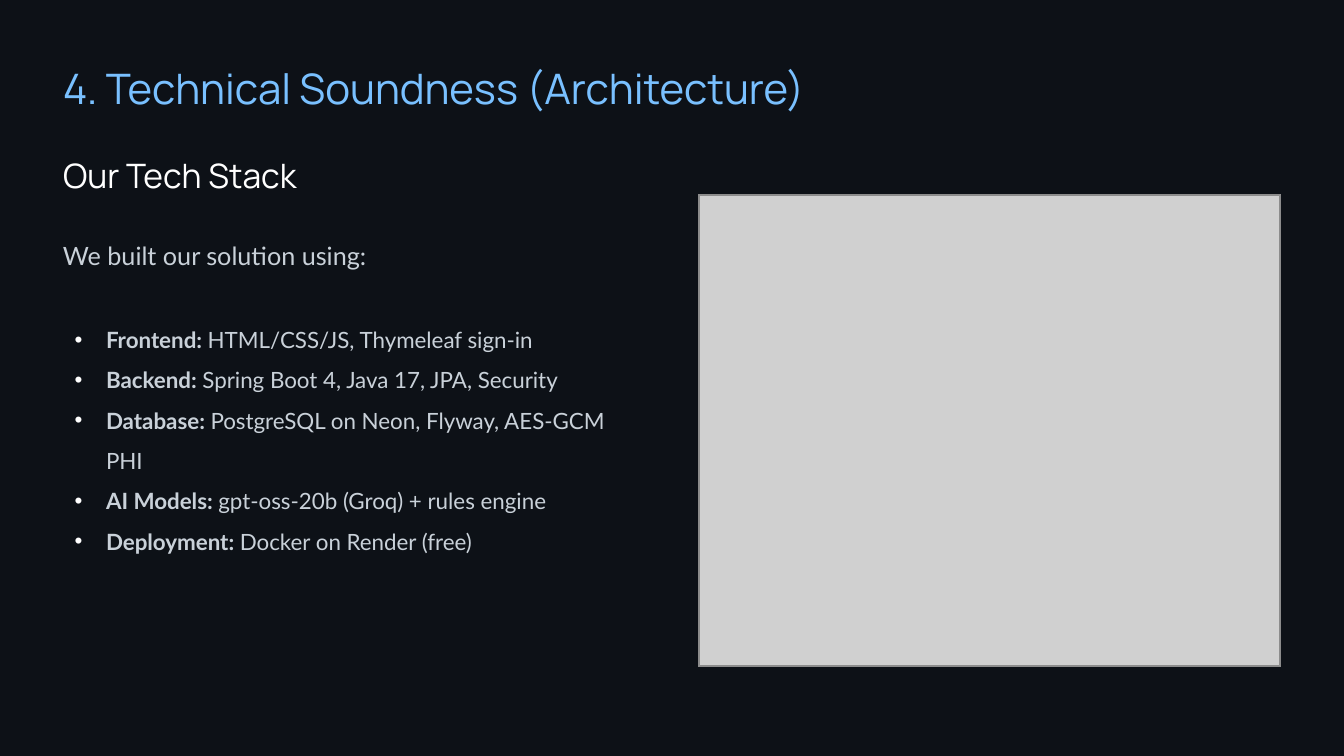
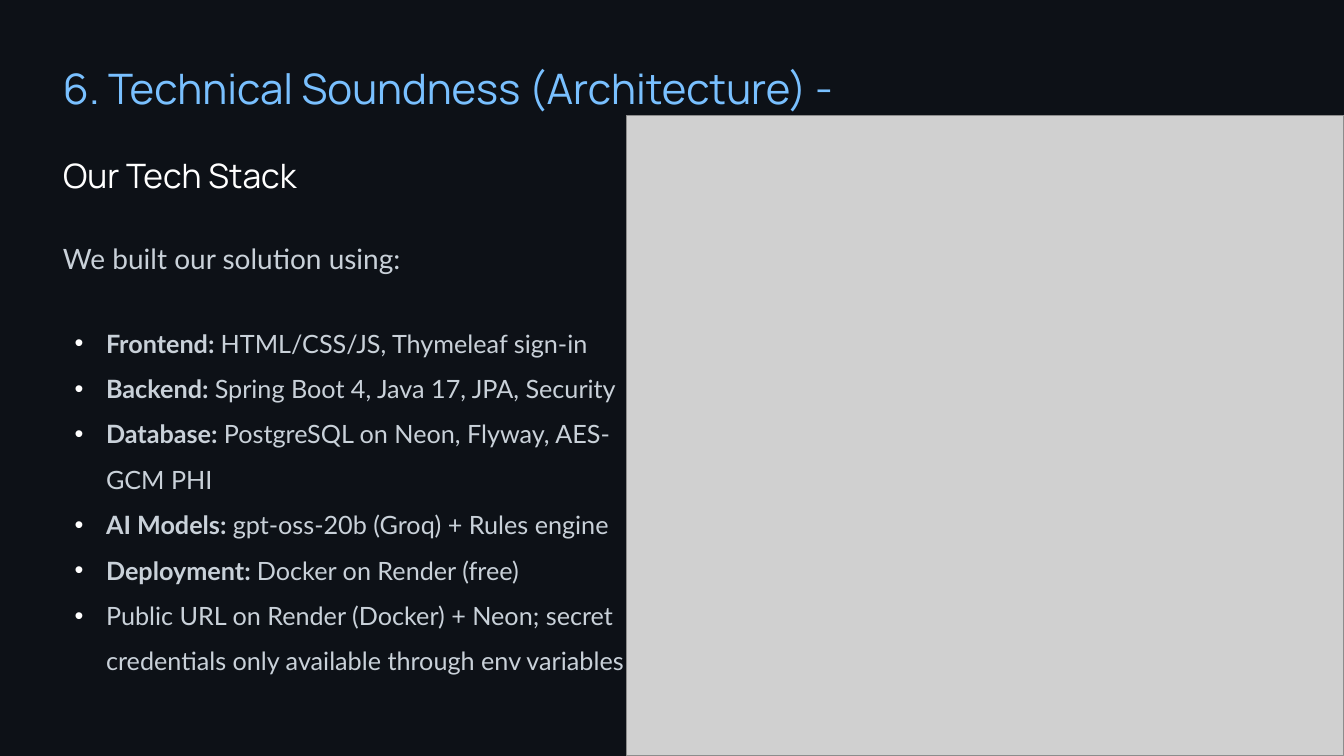
Before and after one commit to EthanM-programin/HNLP, a slide deck: slide 8 of HNLP-presentation.pptx. Drawn at 1344x756 pixels with LibreOffice and Linux fonts; fonts in the diff are those of the drawing; grey boxes stand for pictures. Boxes give left, top, right and bottom in pixels: in the first picture for what was removed or moved away, otherwise in the second. Text is boxed around its words. In the diff, an @@ line names an element or a change of style, - is before the commit and + after.

```diff
--- a/HNLP-presentation.pptx
+++ b/HNLP-presentation.pptx
@@ text at bbox=[63, 69, 807, 116]: text changed @@
-4. Technical Soundness (Architecture)
+6. Technical Soundness (Architecture) -
@@ picture: place and size @@
-picture at bbox=[700, 196, 1280, 666]
+picture at bbox=[627, 115, 1344, 756]
@@ picture removed at bbox=[699, 195, 1281, 667] @@
@@ text "We built our solution using:" at bbox=[63, 248, 401, 274]: size 18 to 20 pt @@
@@ text at bbox=[106, 334, 616, 584]: size 16 to 18 pt in "Frontend: HTML/CSS/JS, Thymeleaf sign-in", "Backend: Spring Boot 4, Java 17, JPA, ...", "Database: PostgreSQL on Neon, Flyway, AES-GCM PHI", "Deployment: Docker on Render (free)" @@
@@ text at bbox=[106, 514, 609, 539]: text changed; size 16 to 18 pt @@
-• AI Models: gpt-oss-20b (Groq) + rules engine
+• AI Models: gpt-oss-20b (Groq) + Rules engine
@@ text at bbox=[106, 605, 623, 675]: paragraph added @@
+• Public URL on Render (Docker) + Neon; secret credentials only available through env variables
```
Also in this commit, not shown: 10 other slides changed.
